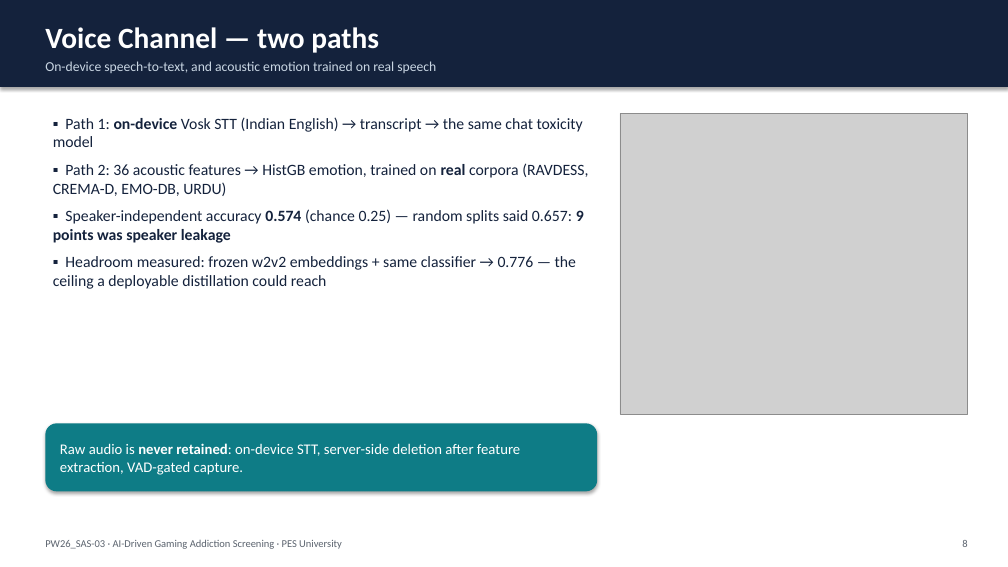
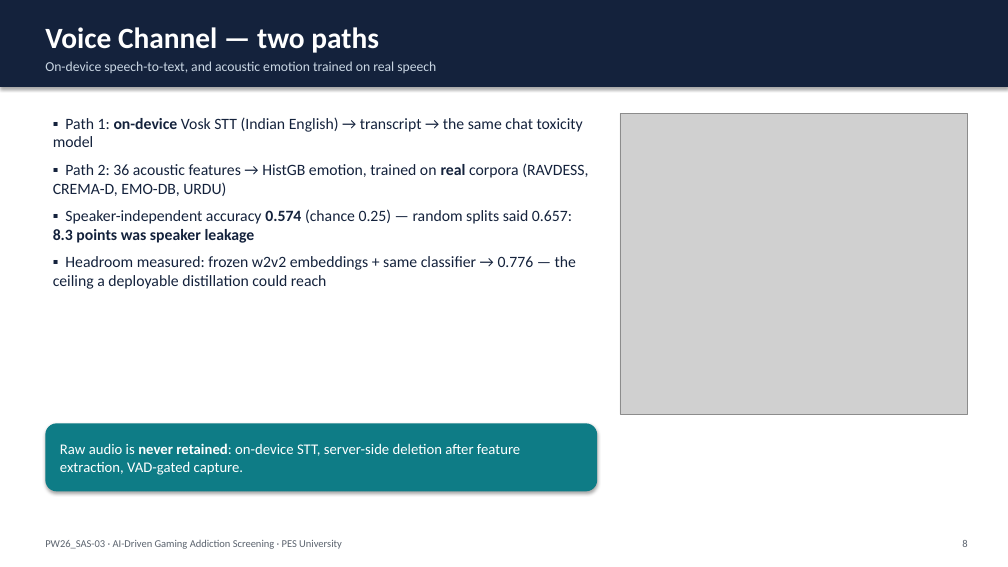
Before and after one commit to kaustubhagarwal21/gaming-addiction-detection-capstone, a slide deck: slide 8 of docs/DEFENSE_DECK.pptx. Drawn at 1008x567 pixels with LibreOffice and Linux fonts; fonts in the diff are those of the drawing; grey boxes stand for pictures. Boxes give left, top, right and bottom in pixels: in the first picture for what was removed or moved away, otherwise in the second. Text is boxed around its words. In the diff, an @@ line names an element or a change of style, - is before the commit and + after.

```diff
--- a/docs/DEFENSE_DECK.pptx
+++ b/docs/DEFENSE_DECK.pptx
@@ text at <box>53,209,572,243</box>: text changed @@
-▪ Speaker-independent accuracy 0.574 (chance 0.25) — random splits said 0.657: 9 points was speaker leakage
+▪ Speaker-independent accuracy 0.574 (chance 0.25) — random splits said 0.657: 8.3 points was speaker leakage
```
Also in this commit, not shown: 3 other slides changed, 16 other files.
